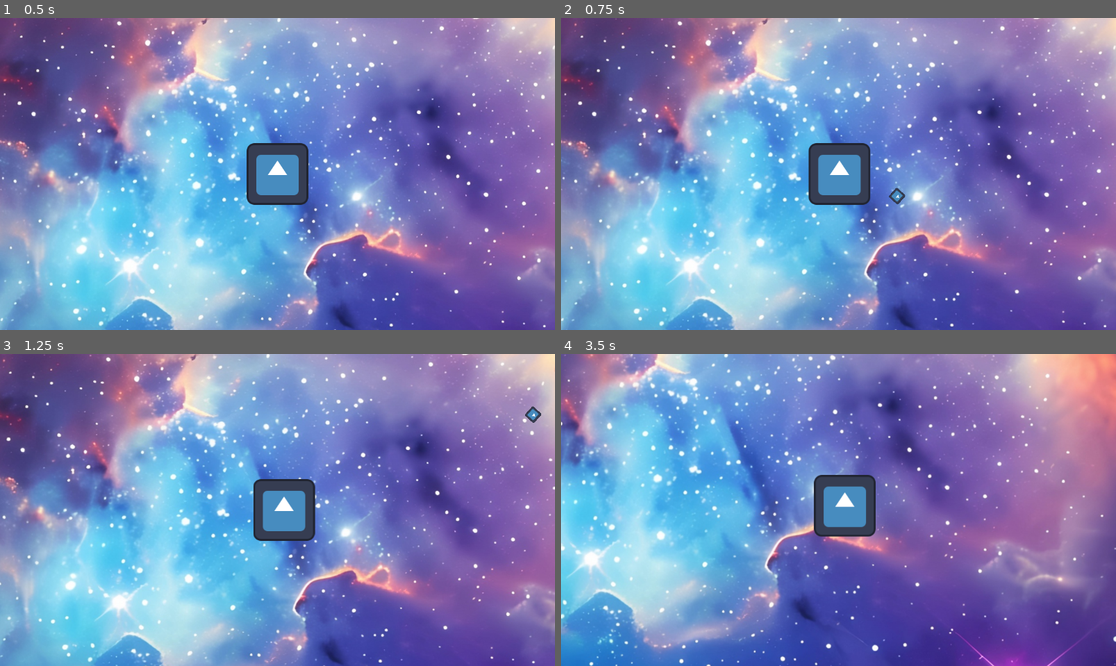
Above: before the commit, frames 1-4 (two rows, left to right).
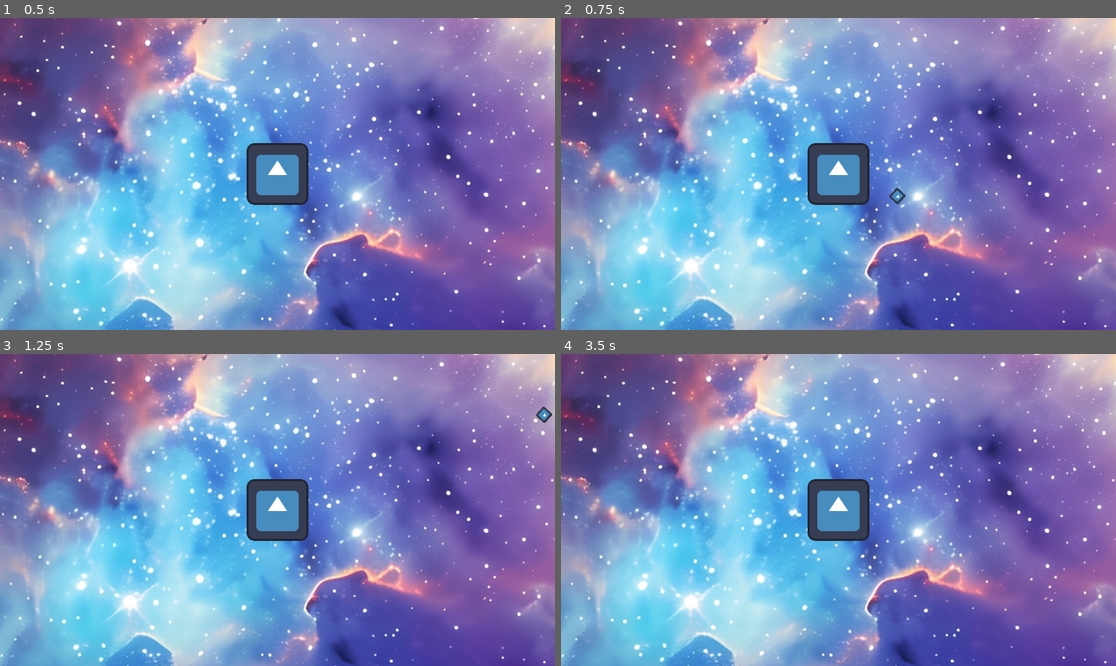
Above: after the commit, the same moments.

Repository: V4LKdev/BossRush25
Game: Godot game, scene res://scenes/Game.tscn
Same seed, same stepped clock (60 frames per second), same inputs: the game is played once before the commit and once after it. The engine's default icon, where the game draws it, is replaced by a stand-in: a white triangle on a blue panel in a dark square.
Inputs (mouse positions are in pixels of both pictures, inside the frame that each line leads up to):
- Up to frame 1 (0.5 s): no input
- Up to frame 2 (0.75 s): tap Enter at 0.5 s; move the mouse to (960, 158) at 0.52 s; hold D (right) from 0.53 s (still down); click (960, 158) at 0.6 s
- Up to frame 3 (1.25 s): keep holding D (right)
- Up to frame 4 (3.5 s): move the mouse to (727, 525) at 1.27 s; release D (right) at 1.28 s; hold S (down) 1.28-2.03 s; click (727, 525) at 1.35 s; move the mouse to (894, 441) at 2.02 s; hold D (right) 2.03-2.78 s; click (894, 441) at 2.1 s; move the mouse to (810, 572) at 2.77 s; hold W (up) from 2.78 s (still down); click (810, 572) at 2.85 s

Frame 1 is identical in both runs. In frame 2, 1.0% of the frame differs, in the area x 0-100%, y 0-100%; in frame 3, 24%; in frame 4, 86%.
Error after the commit: Invalid assignment of property or key 'global_position' with value of type 'Vector2' on a base object of type 'null instance'. (res://scenes/player.gd:36)

Commit message:
Fixed targeting bug

Diff:
--- a/scenes/player.gd
+++ b/scenes/player.gd
@@ -25,23 +25,34 @@
 	if Input.is_action_just_pressed("fire"):
 		handleFire()
 
+	var target = getCursorPosition()
+
+	var dist = (target-getGlobalPosition()).length()
+	var rot = atan2(target.y - getGlobalPosition().y, target.x - getGlobalPosition().x) - (
+		asin($Planet.Radius / dist)) + PI/2
+
+
+	var spawnPos = getGlobalPosition() + Vector2($Planet.Radius * cos(rot), $Planet.Radius * sin(rot))
+	$Sprite2D.global_position = spawnPos
+
 	$Planet.addInput(dir)
 
 func handleFire():
 	var target = getCursorPosition()
 
-	var dist = (target-global_position).length()
+	var dist = (target-getGlobalPosition()).length()
 
 	if dist < $Planet.Radius:
 		return
 
-	var rot = atan2(target.y - global_position.y, target.x - global_position.x) - (
+	var rot = atan2(target.y - getGlobalPosition().y, target.x - getGlobalPosition().x) - (
 		asin($Planet.Radius / dist)) + PI/2
 
 
 	print(Vector2($Planet.Radius * cos(rot), $Planet.Radius * sin(rot)))
 
 	var spawnPos = $Planet.global_position + Vector2($Planet.Radius * cos(rot), $Planet.Radius * sin(rot))
+	#$Sprite2D.global_position = spawnPos
 
 	spawnProjectile((target - spawnPos).normalized(), spawnPos)
 
@@ -57,3 +68,6 @@
 
 func getCursorPosition() -> Vector2:
 	return $Cursor.global_position
+
+func getGlobalPosition() -> Vector2:
+	return $Planet.global_position
